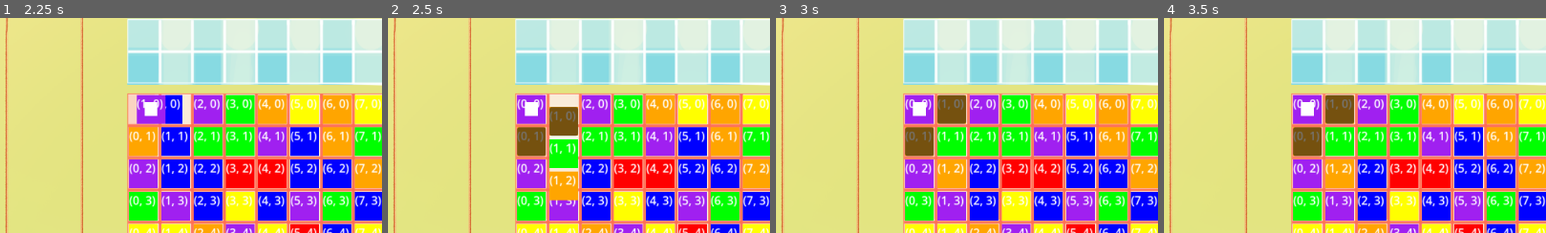
Above: before the commit, frames 1-4 (left to right).
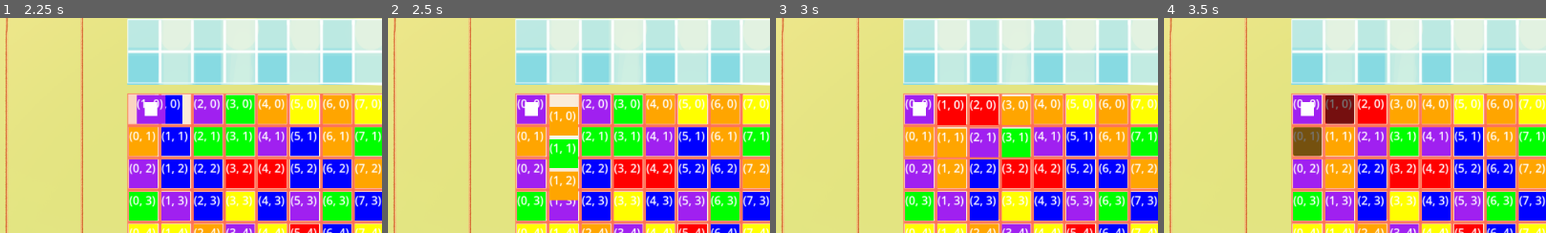
Above: after the commit, the same moments.

Repository: hulien22/gmtk2023
Game: Godot game, scene res://scenes/main.tscn
The game is run twice, just before and just after one commit, with the same random seed, the same clock (stepped at 60 frames per second) and the same inputs.
Inputs (mouse positions are % of the whole screen's width and height, from its top left):
- Up to frame 1 (2.25 s): click (26, 37) at 0.52 s; click (26, 29) at 1.27 s; click (22, 29) at 2.02 s
- Up to frame 2 (2.5 s): no input
- Up to frame 3 (3 s): no input
- Up to frame 4 (3.5 s): no input
The pictures show only the part of the screen within x 3-53%, y 8-58%; the shares and areas given below are measured in that part.

Frame 1 is identical in both runs. In frame 2, 2.1% of the frame differs, in the area x 33-50%, y 41-65%; in frame 3, 6.7%, in the area x 33-67%, y 35-65%; in frame 4, 5.1%.

Commit message:
cascades

Diff:
--- a/scenes/Grid.gd
+++ b/scenes/Grid.gd
@@ -91,7 +91,7 @@
 	for m in matches:
 		tiles[m.y][m.x].set_type(Global.TileType.EMPTY)
 
-	drop_tiles()
+	return (matches.size() > 0)
 
 func posn_from_grid(grid:Vector2):
 	return grid * tile_spread
@@ -110,8 +110,8 @@
 			tiles[h][w].set_clickable(false)
 
 func swap_tiles(a:Vector2, b:Vector2, do_move:bool):
-	print("swapping tiles ", a, b)
-	print(tiles[a.y][a.x].position, tiles[b.y][b.x].position)
+#	print("swapping tiles ", a, b)
+#	print(tiles[a.y][a.x].position, tiles[b.y][b.x].position)
 #	var temp_tile_a = Tile.instantiate()
 #	temp_tile_a.copy_from(tiles[a.y][a.x])
 #	tiles[a.y][a.x].copy_from(tiles[b.y][b.x])
@@ -137,13 +137,11 @@
 		player_posn = b
 	elif (b == player_posn):
 		player_posn = a
-	print(tiles[a.y][a.x].position, tiles[b.y][b.x].position)
+#	print(tiles[a.y][a.x].position, tiles[b.y][b.x].position)
 	await get_tree().create_timer(2).timeout
 
 func swap_player(swap_posn:Vector2):
-	disable_all_clickable_tiles()
-	#Play animation?
-
+#	disable_all_clickable_tiles()
 	swap_tiles(player_posn, swap_posn, true)
 	print(player_posn)
 
--- a/scenes/main.gd
+++ b/scenes/main.gd
@@ -25,15 +25,24 @@
 		print("Click from posn ", posn)
 		#perform the swap now
 		can_click = false
+		$Grid2.disable_all_clickable_tiles()
 		$Grid2.swap_player(posn)
 		$PlayerMoveTimer.start()
 
 func _on_playermovetimer_timeout():
 	# check for matches
-	$Grid2.check_for_matches()
+	await check_loop()
+	# set back to true on animation completion
+	can_click = true
 	$Grid2.set_clickable_tiles()
-	# set back to true on animation completion?
-	can_click = true
+
+func check_loop():
+	while ($Grid2.check_for_matches()):
+		$Grid2.drop_tiles()
+		$Grid2.disable_all_clickable_tiles()
+		# wait a bit in between drops
+		await get_tree().create_timer(0.4).timeout
+
 
 func select_finger_swap():
 	var max_score = 0
